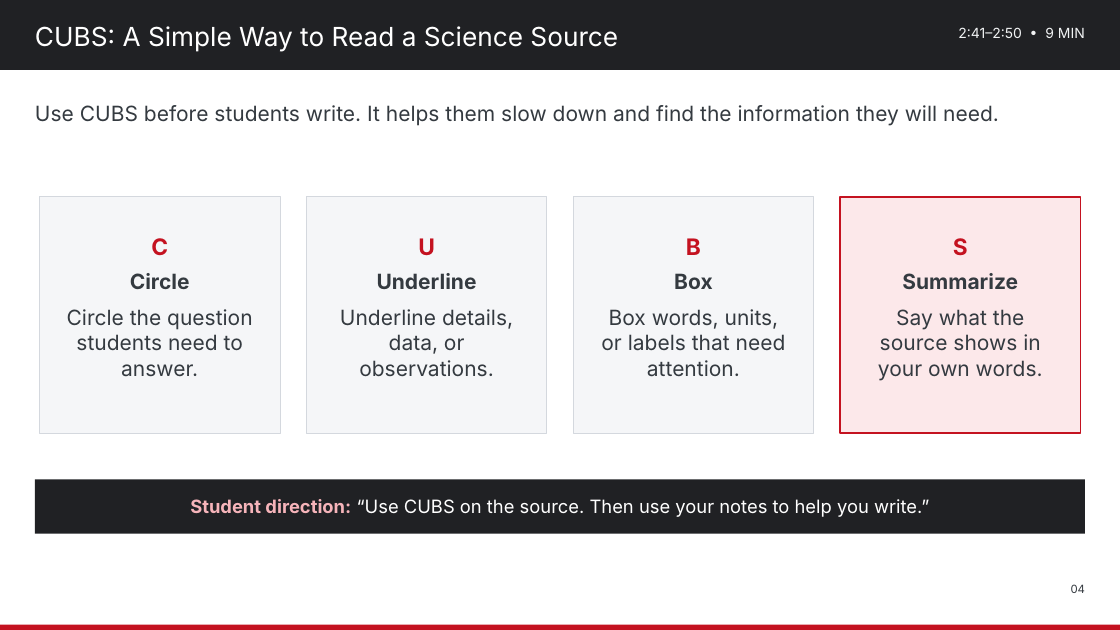
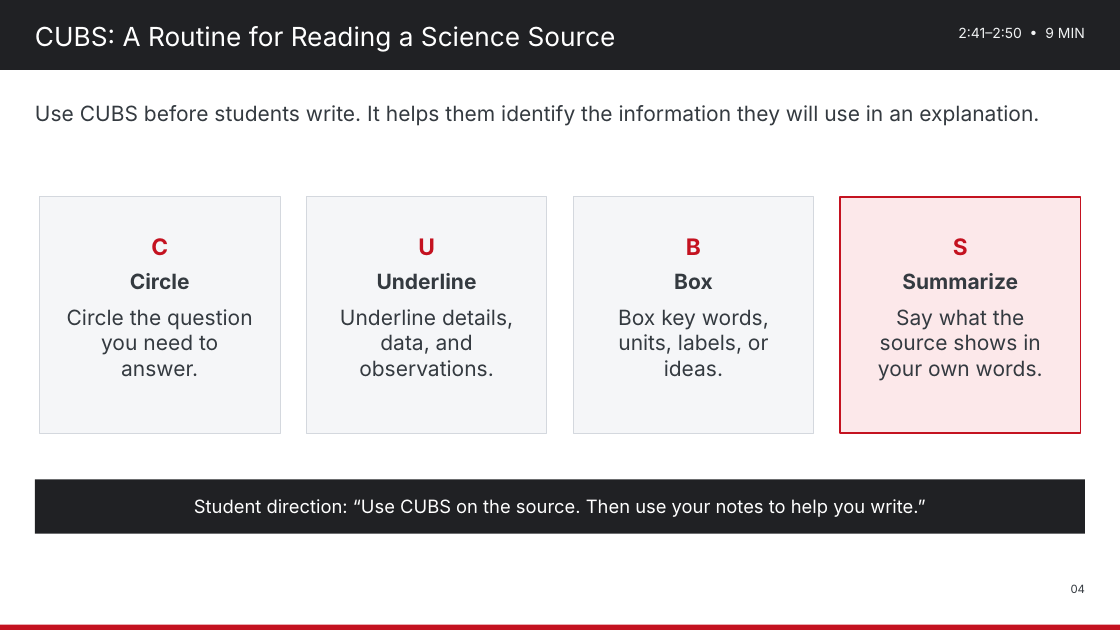
Before and after one commit to nbhs-science/nbhs-science, a slide deck: slide 4 of assets/plc/2026-10-28_Science_Department_PD_Strengthening_Science_Literacy.pptx. Drawn at 1120x630 pixels with LibreOffice and Linux fonts; fonts in the diff are those of the drawing. Boxes give left, top, right and bottom in pixels: in the first picture for what was removed or moved away, otherwise in the second. Text is boxed around its words. In the diff, an @@ line names an element or a change of style, - is before the commit and + after.

Commit message:
Refine Oct. 28 PD slides
Simplify all slides, add clearer teacher-facing wording, and retain the correct CER color key.

```diff
--- a/assets/plc/2026-10-28_Science_Department_PD_Strengthening_Science_Literacy.pptx
+++ b/assets/plc/2026-10-28_Science_Department_PD_Strengthening_Science_Literacy.pptx
@@ text at [35,26,616,52]: text changed @@
-CUBS: A Simple Way to Read a Science Source
+CUBS: A Routine for Reading a Science Source
@@ text at [35,105,1039,126]: text changed @@
-Use CUBS before students write. It helps them slow down and find the information they will need.
+Use CUBS before students write. It helps them identify the information they will use in an explanation.
@@ text at [67,309,253,377]: text changed @@
-Circle the question students need to answer.
+Circle the question you need to answer.
@@ text at [340,309,513,377]: text changed @@
-Underline details, data, or observations.
+Underline details, data, and observations.
@@ text at [618,309,769,377]: text changed @@
-Box words, units, or labels that need attention.
+Box key words, units, labels, or ideas.
@@ text "Student direction: “Use CUBS on ..." at [194,499,925,517]: text colour #F6B4BA to #FFFFFF, bold off in "Student direction:" @@
```
Also in this commit, not shown: 8 other slides changed.
